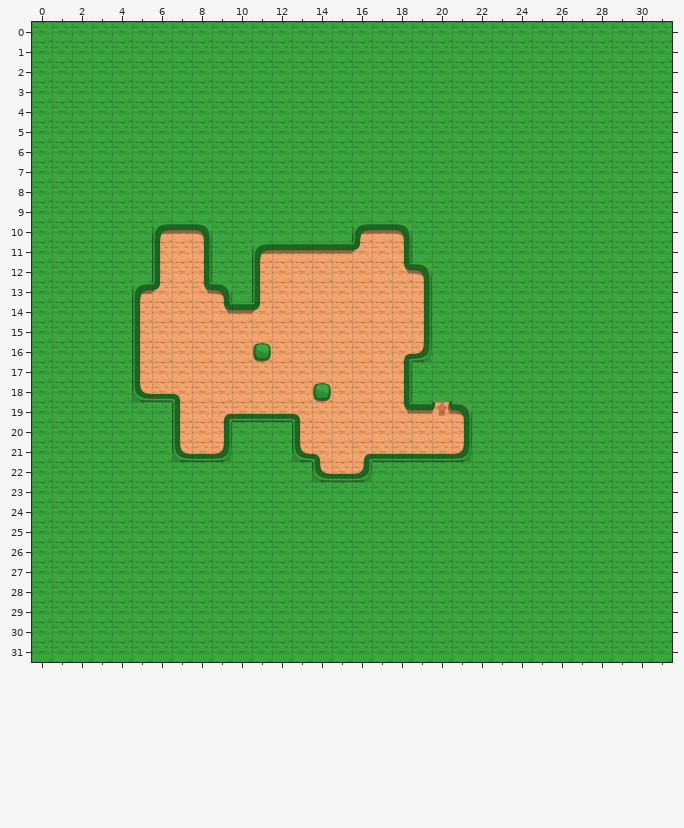
Tiled map: android/assets/level1.tmx. Above is the file before it was changed.
Cells are 64x64 px. Shown: x 0..31, y 0..31.
After:
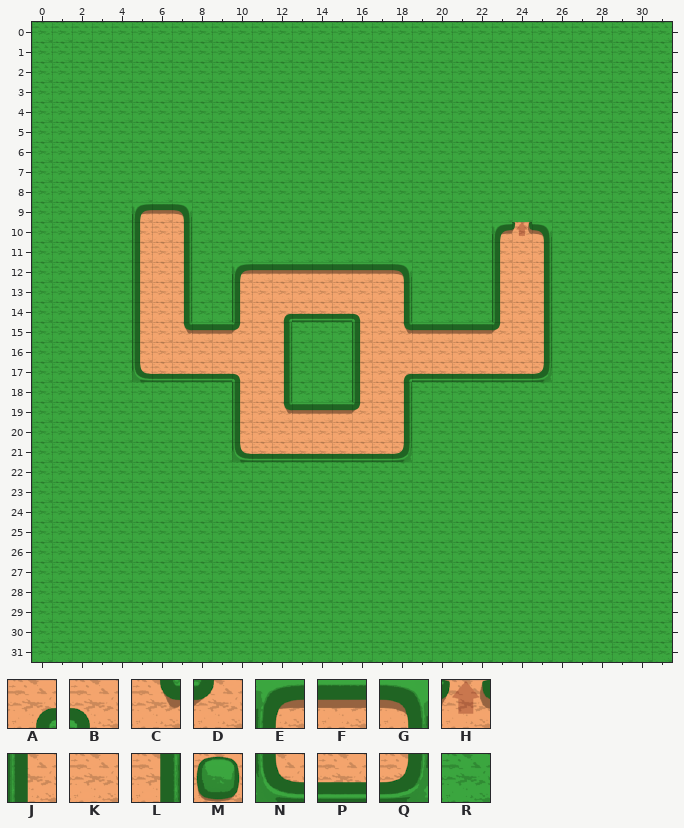
Key: from "tileset": A 25, B 26, C 41, D 42, E 88, F 89, G 90, H 93, J 104, K 105, L 106, M 109, N 120, P 121, Q 122, R 169.
_ is an empty cell.
Tiles replaced or removed in this view: A, B, C, D, E, F, G, H, J, K, L, M, N, P, Q, R.
Changes in this commit:
Changed rows in their new state; . is an unchanged cell.
Layer "ground":
first column x 5:
 9 EFG..................
10 JKL_.......___....EHG
11 JKL_..________....JKL
12 JKL_.EFFFFFFFG_...JKL
13 JKL__JK......L_...JKL
14 ..L__JKAPPPB.L_...JKL
15 ..CFFD.L___J.CFFFFDKL
16 ......KL___J.KKKKKKKL
17 NPPPPB.L___J.APPPPPPQ
18 _____J.L___J.........
19 ..___JKCFFFD.L___....
20 ..___JKKK....L___....
21 ..___NPPPPPP.Q___....
22 .........___.........
Layer "Tile Layer 2":
first column x 5:
 9 ___..................
10 _..R.......RRR....___
11 _..R..RRRRRRRR....___
12 _..R._........R...___
13 ...RR_........R...___
14 ...RR.........R...___
15 ........RRR....______
16 ........RRR....______
17 ........RRR..._______
18 RRRRR...RRR..........
19 ..RRR.........RRR....
20 ..RRR___......RRR....
21 ..RRR___......RRR....
22 .........RRR.........
Pixel boxes of the changes (left, top, right, bottom) in both pictures:
changed: (132, 202, 552, 482)
